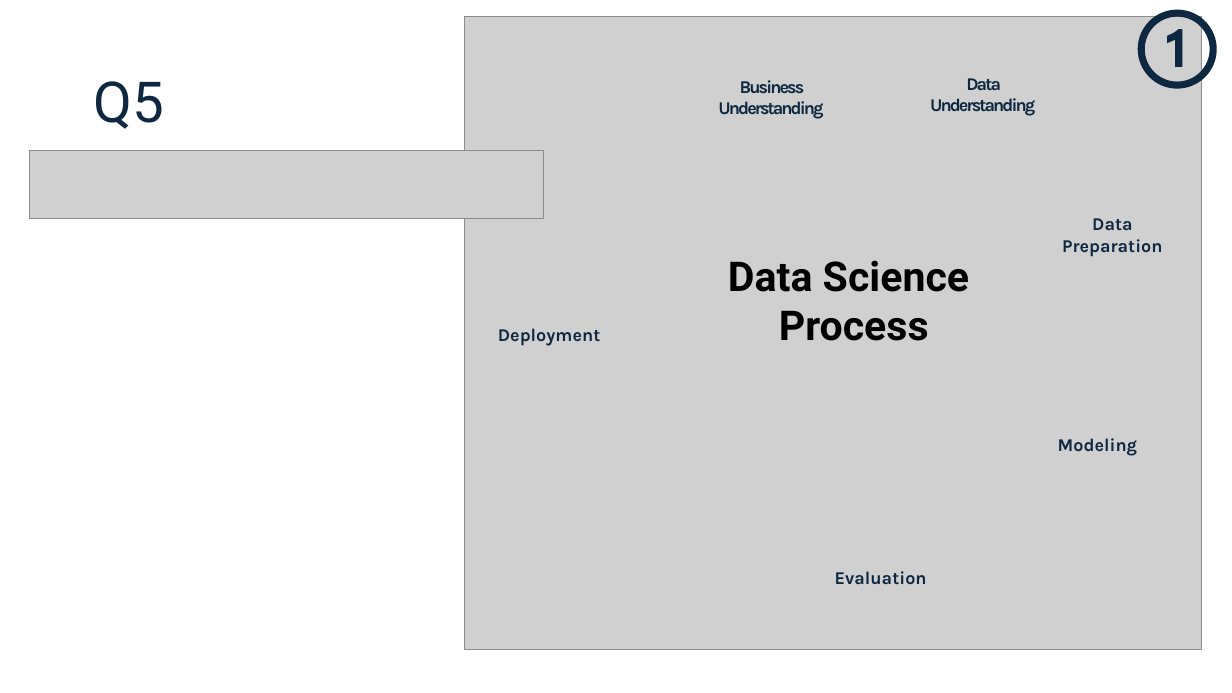
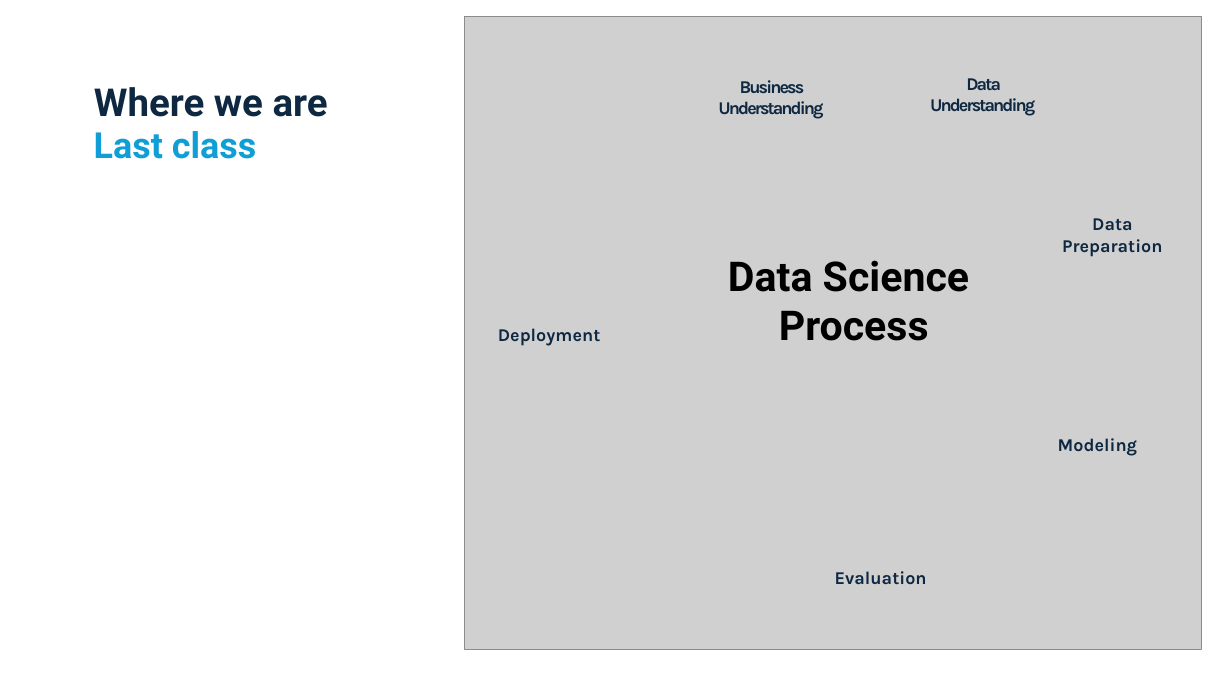
Before and after one commit to connordouglas10/DS-Tech-2025January, a slide deck: slide 8 of Modules/Module4/Slides 4.pptx (slide 14 before the commit). Drawn at 1232x693 pixels with LibreOffice and Linux fonts; fonts in the diff are those of the drawing; grey boxes stand for pictures. Boxes give left, top, right and bottom in pixels: in the first picture for what was removed or moved away, otherwise in the second. Text is boxed around its words. In the diff, an @@ line names an element or a change of style, - is before the commit and + after.

```diff
--- a/Modules/Module4/Slides 4.pptx
+++ b/Modules/Module4/Slides 4.pptx
@@ freeform shape removed at box(1141, 12, 1214, 86) @@
@@ freeform shape removed at box(1170, 31, 1180, 64) @@
@@ title at box(94, 87, 328, 117): text changed; size 44 to 30 pt; bold on @@
-Q5
+Where we are
@@ text added at box(94, 131, 256, 159), 28 pt, text #0F9ED5, bold @@
+Last class
@@ picture removed at box(30, 151, 543, 219) @@
```
Also in this commit, not shown: 7 other slides changed, 2 slides added, 19 slides removed, 4 other files.
